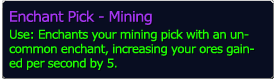
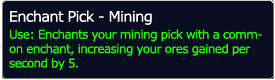
Layers edited between the first and the second w=275, h=80 image:
painted on "Enchant Pick - Mining" over [10, 10, 152, 25]
renamed "Use: Enchants your mining pick with an un- common enchant, incr" to "Use: Enchants your mining pick with a comm- on enchant, increas", painted on it over [9, 31, 262, 70]
